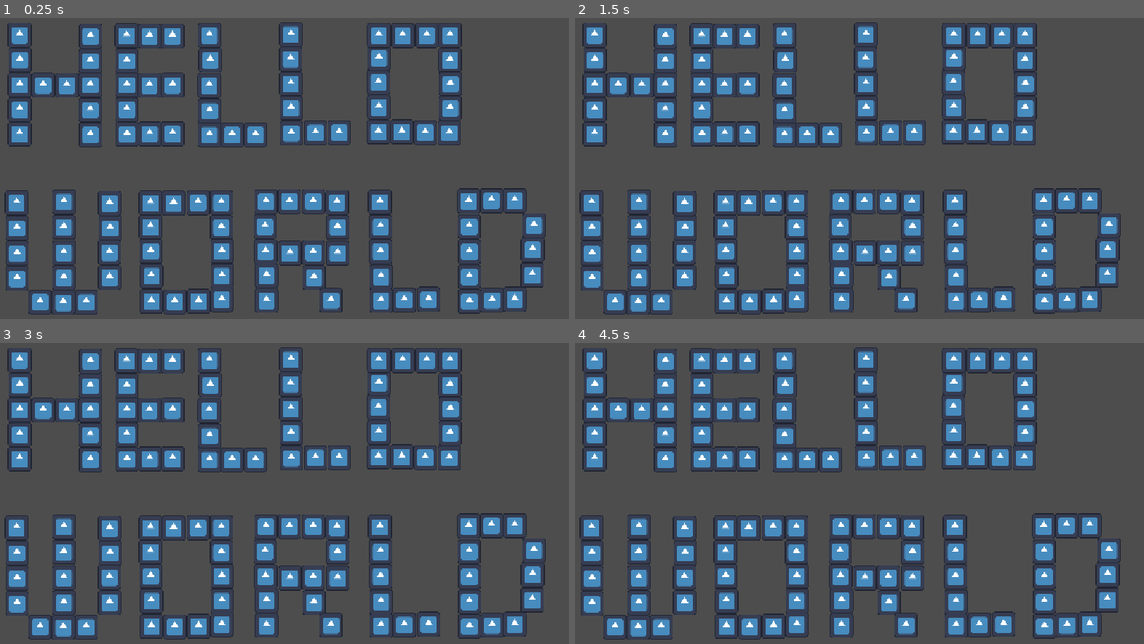
Above: before the commit, frames 1-4 (two rows, left to right).
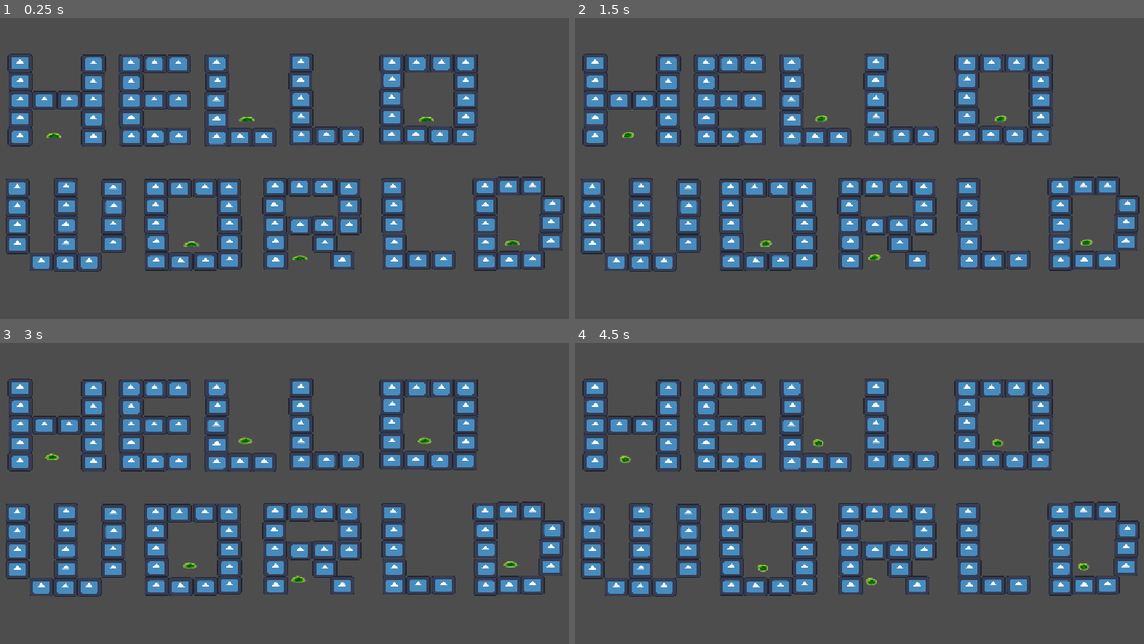
Above: after the commit, the same moments.

Repository: Baryusu/Game-Development
Game: Godot game, scene res://icon.tscn
Same seed, same stepped clock (60 frames per second), same inputs: the game is played once before the commit and once after it. The engine's default icon, where the game draws it, is replaced by a stand-in: a white triangle on a blue panel in a dark square.
Inputs:
- Up to frame 1 (0.25 s): no input
- Up to frame 2 (1.5 s): tap Enter at 1.25 s
- Up to frame 3 (3 s): no input
- Up to frame 4 (4.5 s): no input

The runs differ from the first frame. In frame 1, 30% of the frame differs, in the area x 0-100%, y 1-99%; in frame 2, 30%; in frame 3, 30%; in frame 4, 30%.

Commit message:
Files updated

Diff:
--- a/hello-world/icon.tscn
+++ b/hello-world/icon.tscn
@@ -1,10 +1,11 @@
 [gd_scene format=3 uid="uid://dpv7a81hsk48c"]
 
 [ext_resource type="Texture2D" uid="uid://cvtllpyd13kos" path="res://icon.svg" id="1_tr34o"]
-
-[node name="Icon" type="Sprite2D" unique_id=146183960]
-position = Vector2(58.999996, 57)
-scale = Vector2(0.36328125, 0.3867187)
+[ext_resource type="PackedScene" uid="uid://dvec65ywkpdnx" path="res://slime.tscn" id="2_hqyvl"]
+
+[node name="HelloWorld" type="Sprite2D" unique_id=146183960]
+position = Vector2(72.625, 74.375)
+scale = Vector2(0.15039061, 0.11523432)
 texture = ExtResource("1_tr34o")
 
 [node name="Icon" type="Sprite2D" parent="." unique_id=1254774939]
@@ -454,3 +455,25 @@
 [node name="Icon112" type="Sprite2D" parent="." unique_id=226335727]
 position = Vector2(1696.1721, 1358.5154)
 texture = ExtResource("1_tr34o")
+
+[node name="Camera2D" type="Camera2D" parent="." unique_id=1087662596]
+position = Vector2(1372.2599, 734.37317)
+zoom = Vector2(2.5, 2.5)
+
+[node name="Slime" parent="." unique_id=1917814567 instance=ExtResource("2_hqyvl")]
+position = Vector2(2083.7405, 456.67816)
+
+[node name="Slime2" parent="." unique_id=1211974759 instance=ExtResource("2_hqyvl")]
+position = Vector2(2535.8965, 1307.1193)
+
+[node name="Slime3" parent="." unique_id=449552998 instance=ExtResource("2_hqyvl")]
+position = Vector2(846.9611, 1315.7972)
+
+[node name="Slime4" parent="." unique_id=1903336920 instance=ExtResource("2_hqyvl")]
+position = Vector2(1418.8053, 1411.2549)
+
+[node name="Slime5" parent="." unique_id=379164362 instance=ExtResource("2_hqyvl")]
+position = Vector2(122.18183, 569.49176)
+
+[node name="Slime6" parent="." unique_id=35047432 instance=ExtResource("2_hqyvl")]
+position = Vector2(1139.5326, 456.6782)
--- /dev/null
+++ b/hello-world/slime.tscn
@@ -0,0 +1,112 @@
+[gd_scene format=3 uid="uid://dvec65ywkpdnx"]
+
+[ext_resource type="Texture2D" uid="uid://bim58tpvsjyfb" path="res://Assets/Sprites/slimes.png" id="1_2d52u"]
+
+[sub_resource type="AtlasTexture" id="AtlasTexture_5jc4t"]
+atlas = ExtResource("1_2d52u")
+region = Rect2(30, 0, 30, 36)
+
+[sub_resource type="AtlasTexture" id="AtlasTexture_4l1t8"]
+atlas = ExtResource("1_2d52u")
+region = Rect2(60, 0, 30, 36)
+
+[sub_resource type="AtlasTexture" id="AtlasTexture_ppcr1"]
+atlas = ExtResource("1_2d52u")
+region = Rect2(30, 144, 30, 36)
+
+[sub_resource type="AtlasTexture" id="AtlasTexture_jayke"]
+atlas = ExtResource("1_2d52u")
+region = Rect2(60, 144, 30, 36)
+
+[sub_resource type="AtlasTexture" id="AtlasTexture_2002g"]
+atlas = ExtResource("1_2d52u")
+region = Rect2(90, 144, 30, 36)
+
+[sub_resource type="AtlasTexture" id="AtlasTexture_bratd"]
+atlas = ExtResource("1_2d52u")
+region = Rect2(120, 144, 30, 36)
+
+[sub_resource type="AtlasTexture" id="AtlasTexture_5b0gg"]
+atlas = ExtResource("1_2d52u")
+region = Rect2(150, 144, 30, 36)
+
+[sub_resource type="AtlasTexture" id="AtlasTexture_da4t2"]
+atlas = ExtResource("1_2d52u")
+region = Rect2(180, 144, 30, 36)
+
+[sub_resource type="AtlasTexture" id="AtlasTexture_jrxk1"]
+atlas = ExtResource("1_2d52u")
+region = Rect2(210, 144, 30, 36)
+
+[sub_resource type="AtlasTexture" id="AtlasTexture_alucd"]
+atlas = ExtResource("1_2d52u")
+region = Rect2(240, 144, 30, 36)
+
+[sub_resource type="AtlasTexture" id="AtlasTexture_8w6w5"]
+atlas = ExtResource("1_2d52u")
+region = Rect2(90, 0, 30, 36)
+
+[sub_resource type="AtlasTexture" id="AtlasTexture_lrvan"]
+atlas = ExtResource("1_2d52u")
+region = Rect2(120, 0, 30, 36)
+
+[sub_resource type="SpriteFrames" id="SpriteFrames_0gjuw"]
+animations = [{
+"frames": [{
+"duration": 1.0,
+"texture": SubResource("AtlasTexture_5jc4t")
+}, {
+"duration": 1.0,
+"texture": SubResource("AtlasTexture_4l1t8")
+}, {
+"duration": 1.0,
+"texture": SubResource("AtlasTexture_ppcr1")
+}, {
+"duration": 1.0,
+"texture": SubResource("AtlasTexture_jayke")
+}, {
+"duration": 1.0,
+"texture": SubResource("AtlasTexture_2002g")
+}, {
+"duration": 1.0,
+"texture": SubResource("AtlasTexture_bratd")
+}, {
+"duration": 1.0,
+"texture": SubResource("AtlasTexture_5b0gg")
+}, {
+"duration": 1.0,
+"texture": SubResource("AtlasTexture_da4t2")
+}, {
+"duration": 1.0,
+"texture": SubResource("AtlasTexture_jrxk1")
+}, {
+"duration": 1.0,
+"texture": SubResource("AtlasTexture_alucd")
+}, {
+"duration": 1.0,
+"texture": SubResource("AtlasTexture_8w6w5")
+}, {
+"duration": 1.0,
+"texture": SubResource("AtlasTexture_lrvan")
+}],
+"loop": true,
+"name": &"jump",
+"speed": 10.0
+}]
+
+[sub_resource type="CircleShape2D" id="CircleShape2D_6ggc5"]
+radius = 13.601471
+
+[node name="Slime" type="CharacterBody2D" unique_id=1917814567]
+
+[node name="AnimatedSprite2D" type="AnimatedSprite2D" parent="." unique_id=1907851272]
+position = Vector2(31, -64)
+scale = Vector2(5.166667, 3.3333335)
+sprite_frames = SubResource("SpriteFrames_0gjuw")
+animation = &"jump"
+autoplay = "jump"
+frame_progress = 0.15920211
+
+[node name="CollisionShape2D" type="CollisionShape2D" parent="." unique_id=1621834582]
+position = Vector2(60, -37)
+shape = SubResource("CircleShape2D_6ggc5")
Binary file added: hello-world/Assets/Sprites/slime.png
Not shown, added: hello-world/Assets/Sprites/slime.png.import
Binary file added: hello-world/Assets/Sprites/slimes.png
Not shown, added: hello-world/Assets/Sprites/slimes.png.import
